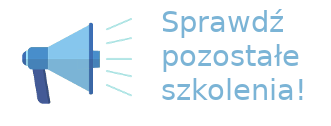
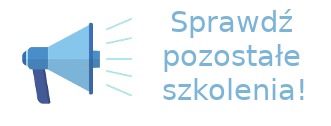
Before/after of a 331x126 layered artwork. What changed in the layer stack:
painted on "Sprawdź ..." over [162,9,303,100]
added layer "Pozostałe #1" above "Szkolenia" over [164,44,300,72]
added layer "Szkolenia" above "megaphone-2374502_640.png" over [163,78,304,100]
